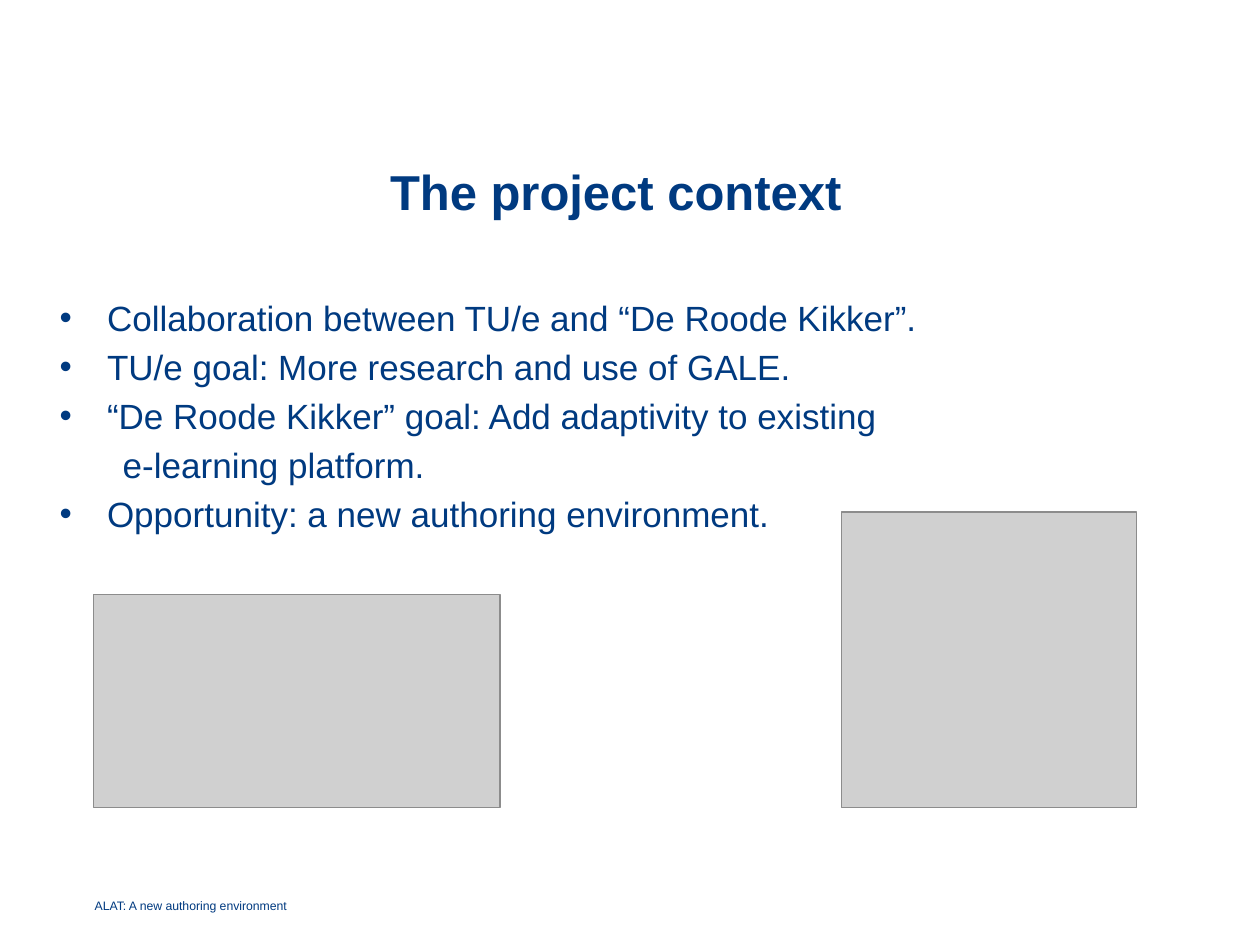
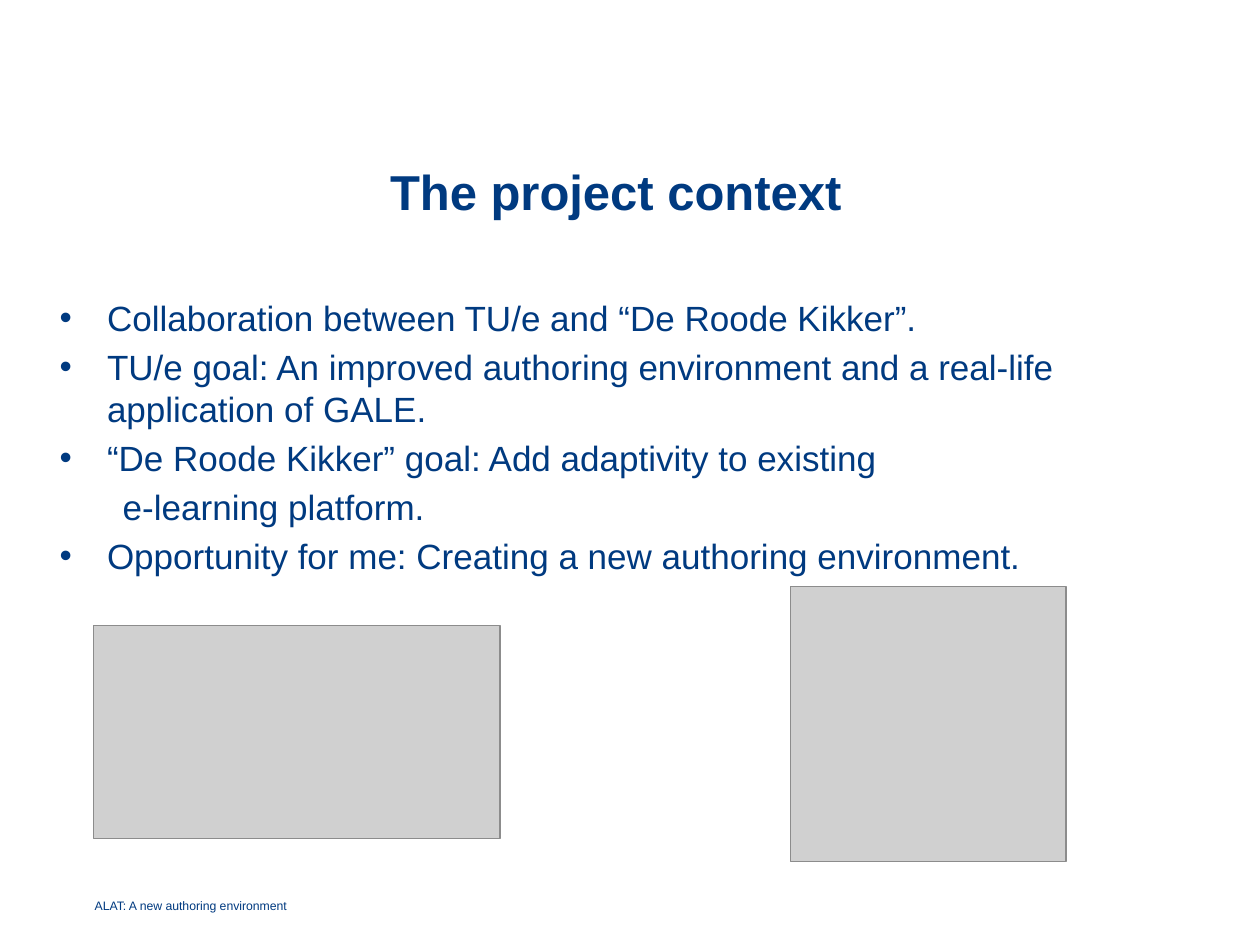
Before and after one commit to wottah/Thesis, a slide deck: slide 3 of Documents/School/Thesis docs/ALAT.pptx. Drawn at 1260x945 pixels with LibreOffice and Linux fonts; fonts in the diff are those of the drawing; grey boxes stand for pictures; background and template pictures are left out. Boxes give left, top, right and bottom in pixels: in the first picture for what was removed or moved away, otherwise in the second. Text is boxed around its words. In the diff, an @@ line names an element or a change of style, - is before the commit and + after.

```diff
--- a/Documents/School/Thesis docs/ALAT.pptx
+++ b/Documents/School/Thesis docs/ALAT.pptx
@@ text at box(107, 354, 1053, 429): text changed @@
-• TU/e goal: More research and use of GALE.
+• TU/e goal: An improved authoring environment and a real-life application of GALE.
@@ text at box(107, 543, 1019, 576): text changed @@
-• Opportunity: a new authoring environment.
+• Opportunity for me: Creating a new authoring environment.
@@ picture: place and size @@
-picture at box(842, 512, 1137, 806)
+picture at box(790, 586, 1066, 862)
@@ picture: place and size @@
-picture at box(93, 595, 500, 808)
+picture at box(93, 626, 500, 839)
```
Also in this commit, not shown: 20 other slides changed, 6 slides added, 3 slides removed.
